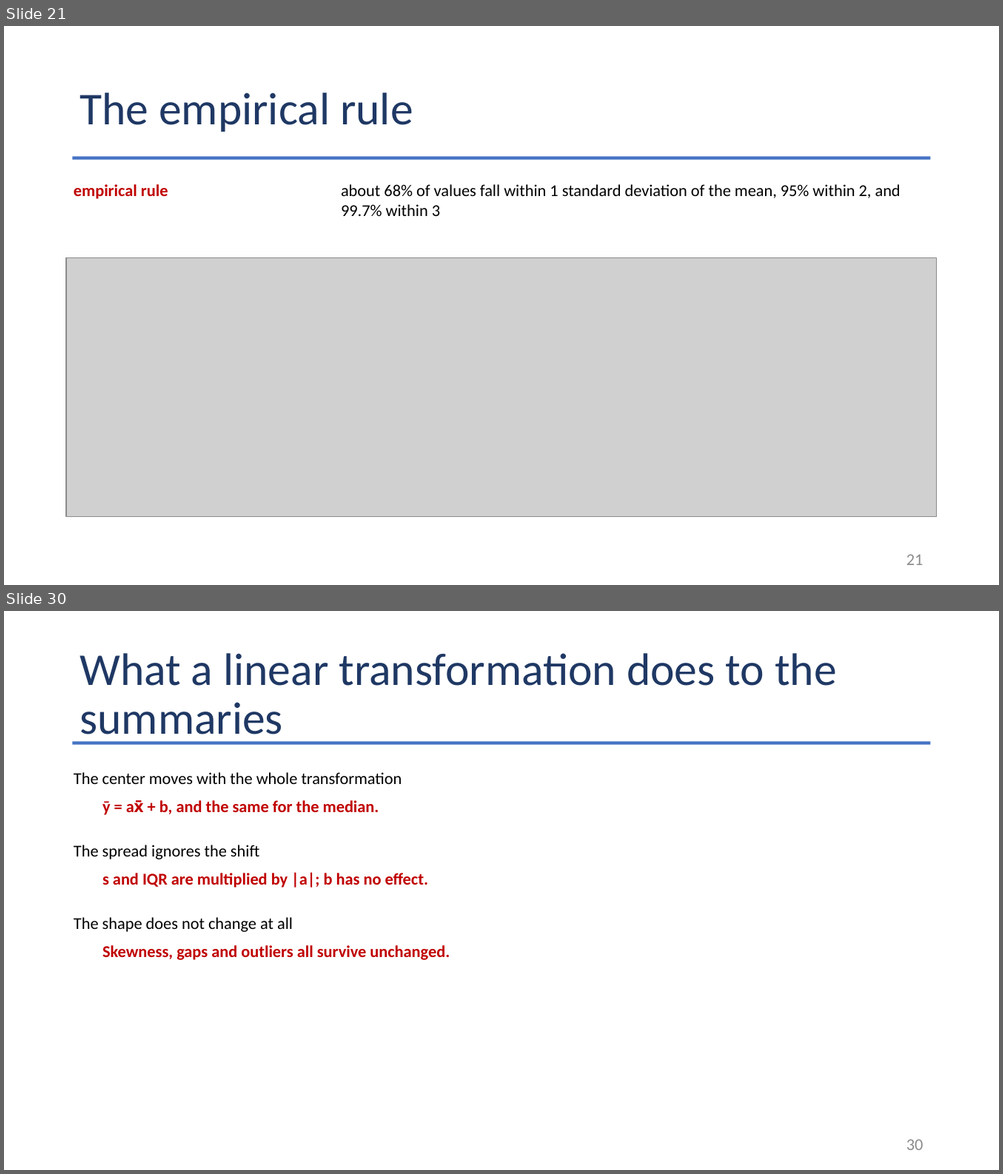
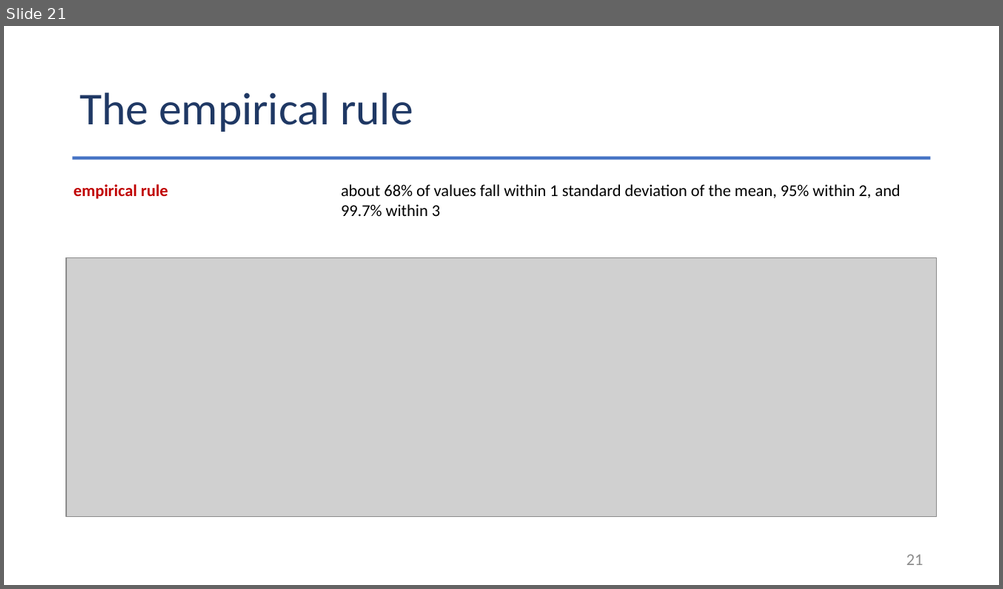
Before and after one commit to Jarred6068/Kvamme_UI_STAT251, a slide deck: docs/lecture_slides/Week 6/Week6_Lecture12_Slides_9_28_2026.pptx. Shown one above the other, each under a label of ours: slides 21 and 30 before the commit, slide 21 after it; the slides between them are not shown. The pictures are 1003x1174 and 1003x589 pixels, drawn with LibreOffice and Linux fonts; fonts in the diff are those of the drawing; grey boxes stand for pictures. Boxes give left, top, right and bottom in pixels: in the first picture for what was removed or moved away, otherwise in the second. Text is boxed around its words. In the diff, an @@ line names an element or a change of style, - is before the commit and + after.

```diff
--- a/docs/lecture_slides/Week 6/Week6_Lecture12_Slides_9_28_2026.pptx
+++ b/docs/lecture_slides/Week 6/Week6_Lecture12_Slides_9_28_2026.pptx
@@ slide 30 removed at (4,611,999,1170), background #FFFFFF @@
@@ title removed at (79,653,836,745) @@
-What a linear transformation does to the summaries
@@ rectangle removed at (73,741,930,744) @@
@@ text removed at (74,772,402,784) @@
-The center moves with the whole transformation
@@ text removed at (102,800,379,815) @@
-ȳ = ax̄ + b, and the same for the median.
@@ text removed at (74,845,259,860) @@
-The spread ignores the shift
@@ text removed at (102,872,428,888) @@
-s and IQR are multiplied by |a|; b has no effect.
@@ text removed at (74,917,293,932) @@
-The shape does not change at all
@@ text removed at (102,945,449,960) @@
-Skewness, gaps and outliers all survive unchanged.
@@ page number removed at (906,1139,923,1150) @@
-30
```
Also in this commit, not shown: 16 other slides removed, 37 other files.
